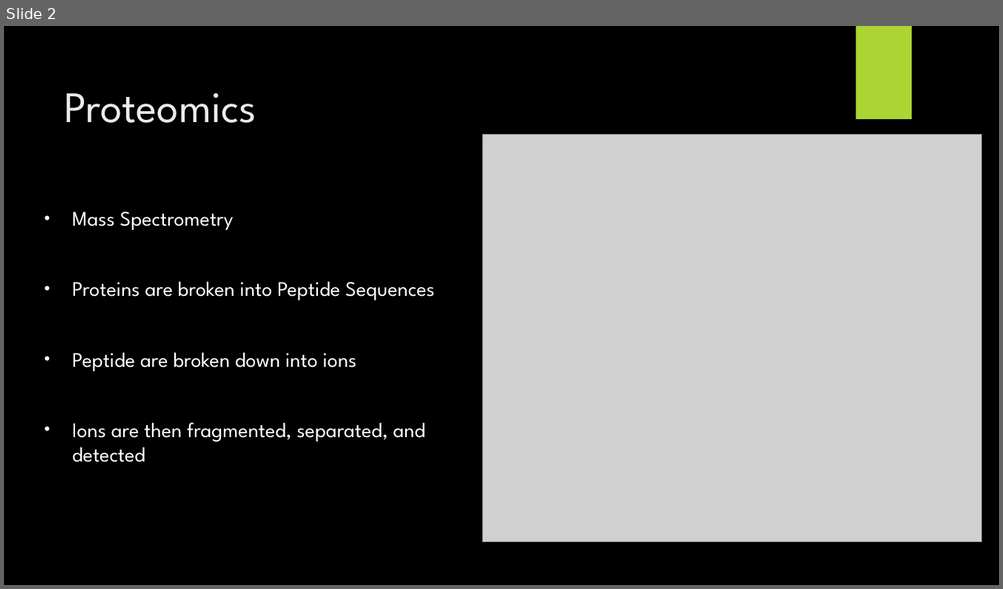
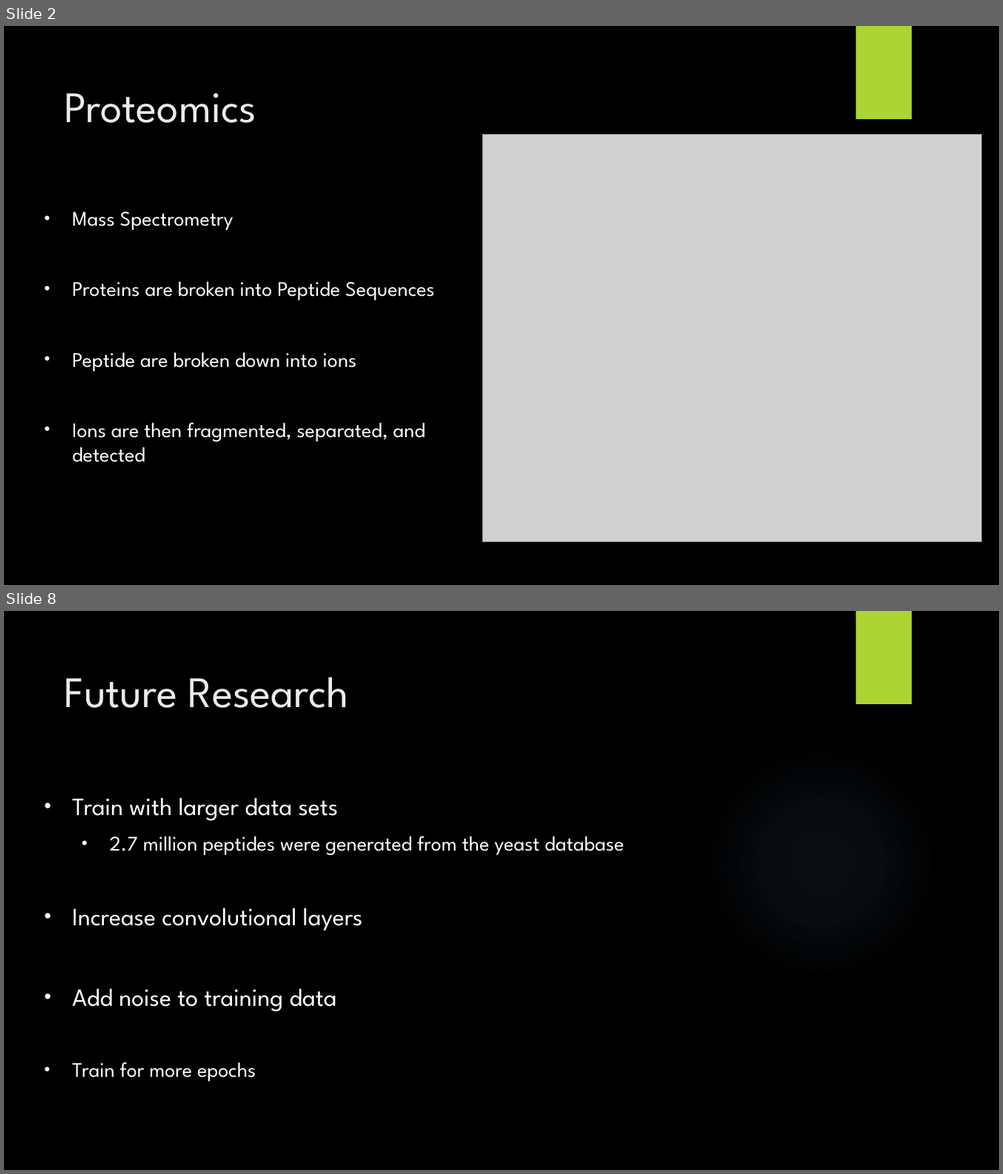
Before and after one commit to jkubath/MS2-Embeddings, a slide deck: Group7.pptx. Shown one above the other, each under a label of ours: slide 2 before the commit, slides 2 and 8 after it; the slides between them are not shown. The pictures are 1003x589 and 1003x1174 pixels, drawn with LibreOffice and Linux fonts; fonts in the diff are those of the drawing; grey boxes stand for pictures; background and template pictures are left out. Boxes give left, top, right and bottom in pixels: in the first picture for what was removed or moved away, otherwise in the second. Text is boxed around its words. In the diff, an @@ line names an element or a change of style, - is before the commit and + after.

```diff
--- a/Group7.pptx
+++ b/Group7.pptx
@@ slide 8 added at (x1=4, y1=611, x2=999, y2=1170), background picture (left out) @@
@@ rectangle added at (x1=855, y1=611, x2=911, y2=704), fill #ACD433 @@
@@ title added at (x1=64, y1=677, x2=349, y2=708), 42 pt, text #EBEBEB @@
+Future Research
@@ ellipse added at (x1=706, y1=748, x2=936, y2=977), fill gradient #7AC4F0 @@
@@ subtitle added at (x1=72, y1=798, x2=623, y2=1082), 24 pt, text #FFFFFF @@
+• Train with larger data sets
+  • 2.7 million peptides were generated from the yeast database
+• Increase convolutional layers
+• Add noise to training data
+• Train for more epochs
```
Also in this commit, not shown: 6 other slides added, 1 other file.
